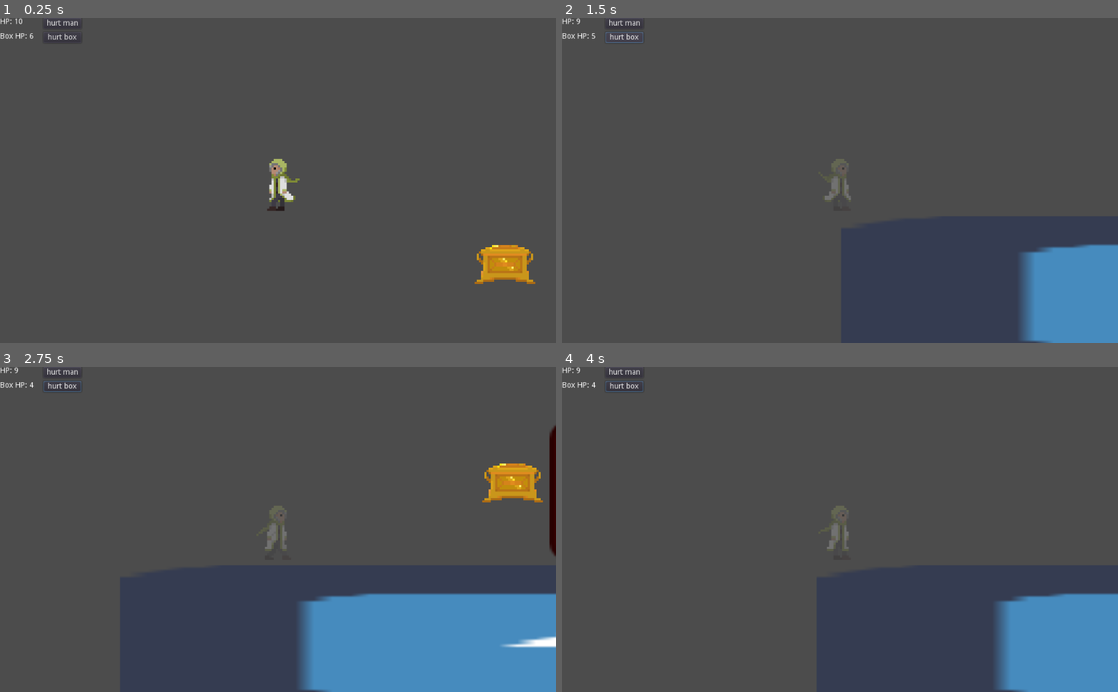
Above: before the commit, frames 1-4 (two rows, left to right).
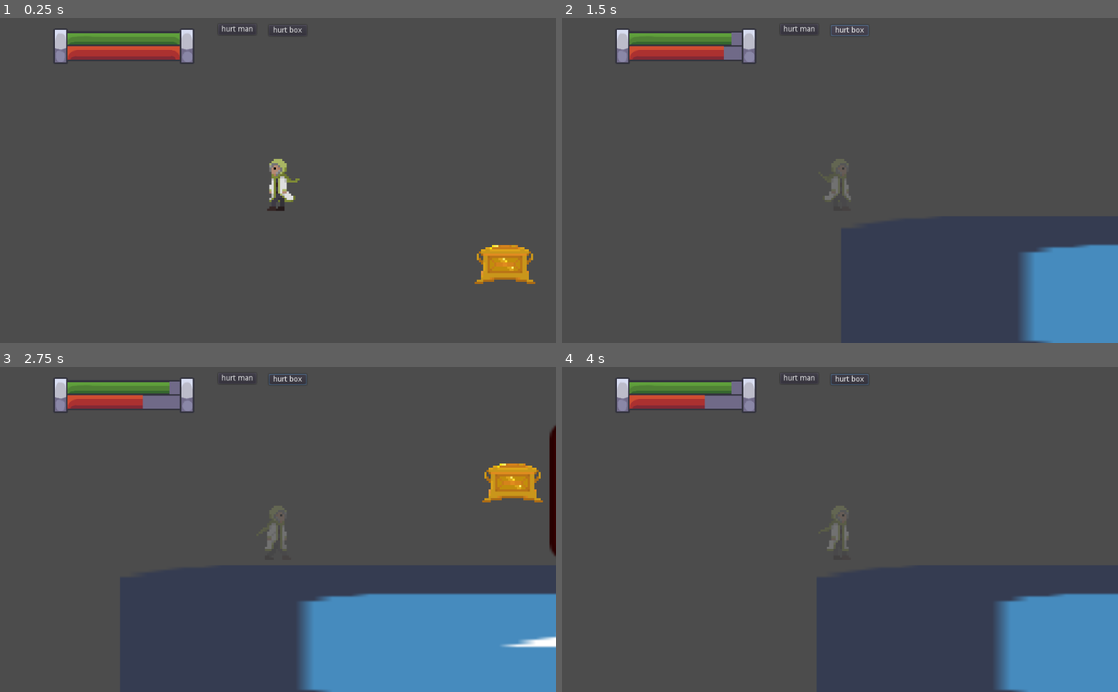
Above: after the commit, the same moments.

Repository: LaurenceTimothyMGarcia/Halloween-Game-Jam-2021
Game: Godot game, scene res://Assets/Scenes/PlayerTester.tscn
Same seed, same stepped clock (60 frames per second), same inputs: the game is played once before the commit and once after it. The project has no main scene, so this scene is started directly. The engine's default icon, where the game draws it, is replaced by a stand-in: a white triangle on a blue panel in a dark square.
Inputs (mouse positions are in pixels of both pictures, inside the frame that each line leads up to):
- Up to frame 1 (0.25 s): no input
- Up to frame 2 (1.5 s): click "hurt man" at 0.5 s; click "hurt box" at 1.25 s
- Up to frame 3 (2.75 s): tap Enter at 2 s; move the mouse to (400, 513) at 2.02 s; hold D (move_right) from 2.03 s (still down); right-click (400, 513) at 2.1 s; tap Space (jump) at 2.27 s
- Up to frame 4 (4 s): move the mouse to (728, 545) at 2.77 s; click (728, 545) at 2.85 s; tap Space (jump) at 3.02 s; move the mouse to (895, 458) at 3.52 s; release D (move_right) at 3.53 s; hold A (move_left) from 3.53 s (still down); right-click (895, 458) at 3.6 s

The runs differ from the first frame. In frame 1, 2.5% of the frame differs, in the area x 0-55%, y 0-15%; in frame 2, 2.5%, in the area x 0-56%, y 0-15%; in frame 3, 2.5%; in frame 4, 2.5%.

Commit message:
Implemented the HP Bars
That one pixel will haunt me forever

Diff:
--- a/Assets/Scenes/Player.gd
+++ b/Assets/Scenes/Player.gd
@@ -32,6 +32,8 @@
 
 signal facing_left
 signal facing_right
+
+signal lost_health(newamt)
 
 var velocity = Vector2()
 
@@ -160,6 +162,7 @@
 
 func takeDamage(var amount):
 	_currentHP = clamp(_currentHP - amount, 0, maxHP)
+	emit_signal("lost_health", _currentHP)
 
 func _tryDying():
 	if (_currentHP == 0):
--- a/Assets/Scenes/PlayerTester.gd
+++ b/Assets/Scenes/PlayerTester.gd
@@ -8,15 +8,7 @@
 
 # Called when the node enters the scene tree for the first time.
 func _ready():
-	$"UI Layer/Label".text = "HP: " + str($Player.maxHP)
-	$"UI Layer/BoxLabel".text = "Box HP: " + str($"The Box".maxHP)
-
-
-func _process(delta):
-	$"UI Layer/Label".text = "HP: " + str($Player._currentHP)
-	$"UI Layer/BoxLabel".text = "Box HP: " + str($"The Box"._currentHP)
-
-
+	pass
 
 func _on_Button_pressed():
 	$Player.getHurt(false,1)
--- a/Assets/Scenes/PlayerTester.tscn
+++ b/Assets/Scenes/PlayerTester.tscn
@@ -7,6 +7,8 @@
 [ext_resource path="res://Assets/Scenes/Key.tscn" type="PackedScene" id=5]
 [ext_resource path="res://Assets/Scenes/Door.tscn" type="PackedScene" id=6]
 [ext_resource path="res://Assets/Scenes/PlayerTester.gd" type="Script" id=7]
+[ext_resource path="res://Assets/Scenes/UI Layer.tscn" type="PackedScene" id=8]
+[ext_resource path="res://Assets/Scenes/UI Layer.gd" type="Script" id=9]
 
 [sub_resource type="RectangleShape2D" id=1]
 extents = Vector2( 271.75, 37.2667 )
@@ -62,58 +64,27 @@
 collision_layer = 8
 mass = 500.0
 
-[node name="UI Layer" type="CanvasLayer" parent="."]
+[node name="UI Layer" parent="." instance=ExtResource( 8 )]
+script = ExtResource( 9 )
 
-[node name="Label" type="Label" parent="UI Layer"]
-margin_right = 40.0
-margin_bottom = 14.0
-text = "HP: 0
-"
-__meta__ = {
-"_edit_use_anchors_": false
-}
+[node name="UI Layer2" type="CanvasLayer" parent="."]
 
-[node name="Button" type="Button" parent="UI Layer"]
-margin_left = 79.6769
-margin_top = 0.297302
-margin_right = 149.677
-margin_bottom = 20.2973
+[node name="Button" type="Button" parent="UI Layer2"]
+margin_left = 401.677
+margin_top = 11.2973
+margin_right = 471.677
+margin_bottom = 31.2973
 text = "hurt man"
 __meta__ = {
 "_edit_use_anchors_": false
 }
 
-[node name="BoxLabel" type="Label" parent="UI Layer"]
-margin_top = 26.7572
-margin_right = 40.0
-margin_bottom = 57.7572
-text = "Box HP: 0
-"
-__meta__ = {
-"_edit_use_anchors_": false
-}
-
-[node name="BoxButton" type="Button" parent="UI Layer"]
-margin_left = 79.6769
-margin_top = 25.8653
-margin_right = 149.677
-margin_bottom = 45.8652
+[node name="BoxButton" type="Button" parent="UI Layer2"]
+margin_left = 494.986
+margin_top = 13.1517
+margin_right = 564.986
+margin_bottom = 33.1517
 text = "hurt box"
-__meta__ = {
-"_edit_use_anchors_": false
-}
-
-[node name="NinePatchRect" type="NinePatchRect" parent="UI Layer"]
-margin_left = 41.755
-margin_top = 429.939
-margin_right = 9205.75
-margin_bottom = 1964.94
-rect_scale = Vector2( 0.1, 0.1 )
-region_rect = Rect2( 173.079, 202.749, 2671.43, 2612.95 )
-patch_margin_left = 2318
-patch_margin_top = 300
-patch_margin_right = 2356
-patch_margin_bottom = 339
 __meta__ = {
 "_edit_use_anchors_": false
 }
@@ -125,5 +96,7 @@
 position = Vector2( 822.601, 191.17 )
 scale = Vector2( 0.5, 0.5 )
 
-[connection signal="pressed" from="UI Layer/Button" to="." method="_on_Button_pressed"]
-[connection signal="pressed" from="UI Layer/BoxButton" to="." method="_on_BoxButton_pressed"]
+[connection signal="lost_health" from="Player" to="UI Layer" method="_on_Player_lost_health"]
+[connection signal="lost_health" from="The Box" to="UI Layer" method="_on_The_Box_lost_health"]
+[connection signal="pressed" from="UI Layer2/Button" to="." method="_on_Button_pressed"]
+[connection signal="pressed" from="UI Layer2/BoxButton" to="." method="_on_BoxButton_pressed"]
--- a/Assets/Scenes/TheBox.gd
+++ b/Assets/Scenes/TheBox.gd
@@ -21,6 +21,8 @@
 
 signal box_grabbed
 signal box_thrown
+
+signal lost_health(newamt)
 
 # Called when the node enters the scene tree for the first time.
 func _ready():
@@ -99,6 +101,7 @@
 
 func takeDamage(var amount):
 	_currentHP = clamp(_currentHP - amount, 0, maxHP)
+	emit_signal("lost_health", _currentHP)
 
 func getHurt(var amount):
 	if !_invincible:
--- /dev/null
+++ b/Assets/Scenes/UI Layer.gd
@@ -0,0 +1,30 @@
+extends CanvasLayer
+
+
+# Declare member variables here. Examples:
+export var playerMaxHP = 10
+export var playerBarCoefficient = 21
+
+export var boxMaxHP = 6
+export var boxBarCoefficient = 35
+
+export var barMin = 45
+export var barMax = 255
+
+# Called when the node enters the scene tree for the first time.
+func _ready():
+	$PlayerHPBar.value = barMax
+	$"PlayerHPBar/BoxHPBar".value = barMax
+
+
+# Called every frame. 'delta' is the elapsed time since the previous frame.
+#func _process(delta):
+#	pass
+
+
+func _on_Player_lost_health(newamt):
+	$PlayerHPBar.value = newamt * playerBarCoefficient + barMin
+
+
+func _on_The_Box_lost_health(newamt):
+	$"PlayerHPBar/BoxHPBar".value = newamt * boxBarCoefficient + barMin
--- /dev/null
+++ b/Assets/Scenes/UI Layer.tscn
@@ -0,0 +1,33 @@
+[gd_scene load_steps=4 format=2]
+
+[ext_resource path="res://Assets/Sprites/hp bar only green103021.png" type="Texture" id=1]
+[ext_resource path="res://Assets/Sprites/hp bar only red 103021.png" type="Texture" id=2]
+[ext_resource path="res://Assets/Sprites/hp bar empty103021.png" type="Texture" id=3]
+
+[node name="UI Layer" type="CanvasLayer"]
+
+[node name="PlayerHPBar" type="TextureProgress" parent="."]
+margin_left = 77.5525
+margin_top = -86.9019
+margin_right = 3077.55
+margin_bottom = 2913.1
+rect_scale = Vector2( 0.1, 0.1 )
+max_value = 300.0
+value = 66.0
+texture_under = ExtResource( 3 )
+texture_progress = ExtResource( 1 )
+__meta__ = {
+"_edit_use_anchors_": false
+}
+
+[node name="BoxHPBar" type="TextureProgress" parent="PlayerHPBar"]
+margin_top = 6.0
+margin_right = 3000.0
+margin_bottom = 3006.0
+max_value = 300.0
+value = 80.0
+texture_progress = ExtResource( 2 )
+__meta__ = {
+"_edit_lock_": true,
+"_edit_use_anchors_": false
+}
Not shown: 3 places in Assets/Scenes/Player.tscn that only renumber resources
Not shown: 1 places in Assets/Scenes/PlayerTester.tscn that only renumber resources
Not shown, added: Assets/Sprites/box1.png.import
Not shown, added: Assets/Sprites/box2.png.import
Not shown, added: Assets/Sprites/box3.png.import
Not shown, added: Assets/Sprites/hp bar empty103021.png.import
Not shown, added: Assets/Sprites/hp bar only green103021.png.import
Not shown, added: Assets/Sprites/hp bar only red 103021.png.import
Not shown, added: Assets/Sprites/mc mini sprite 103021.png.import
